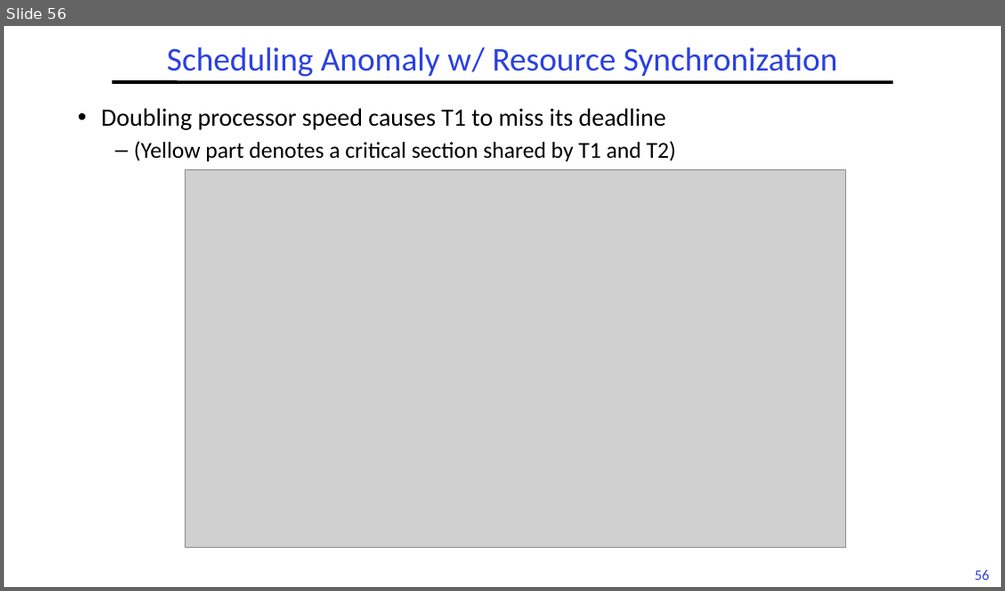
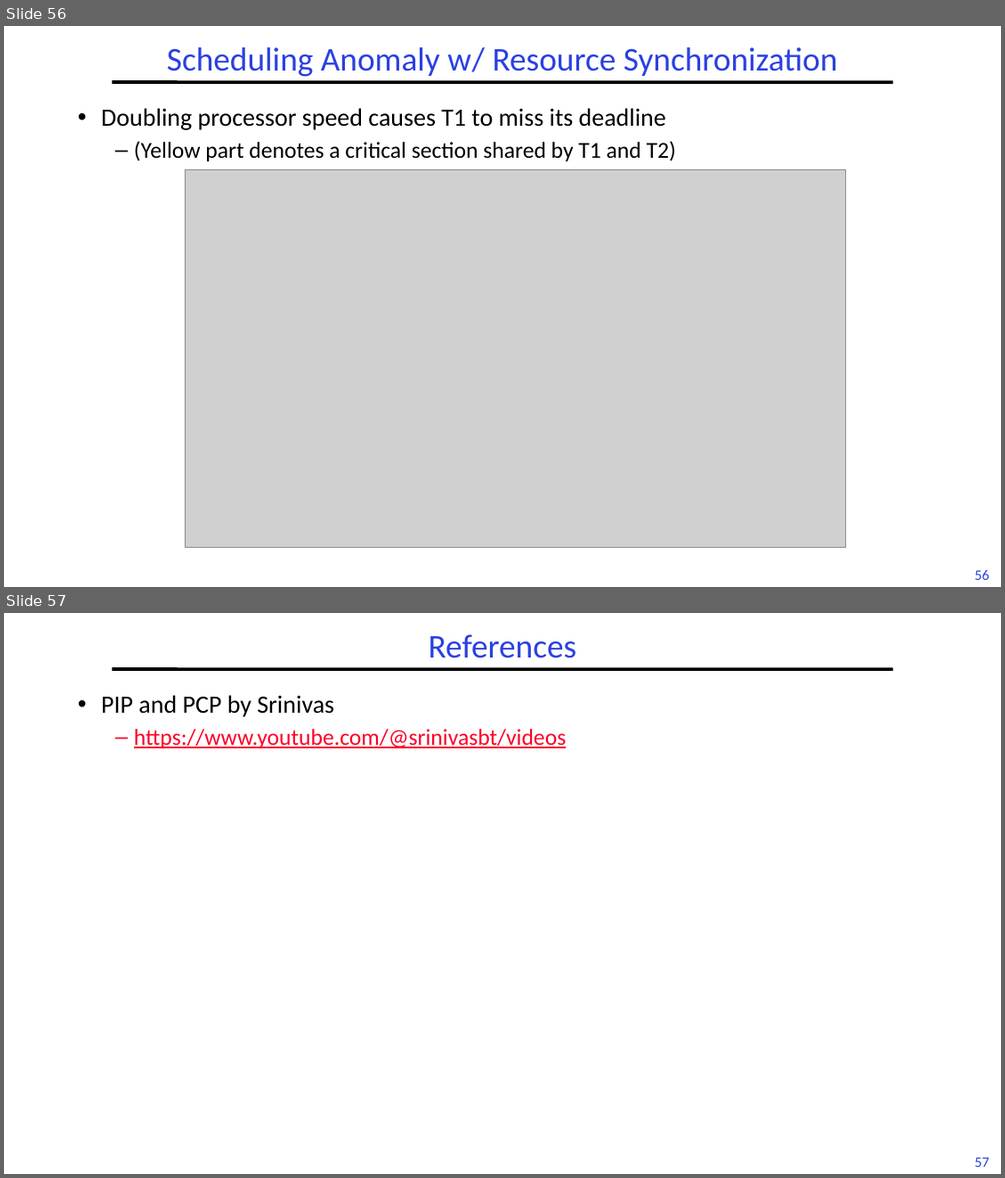
Before and after one commit to guhofstra/CSC256Fa25, a slide deck: PPTs/L6-RTScheduling II.pptx. Shown one above the other, each under a label of ours: slide 56 before the commit, slides 56 and 57 after it. The pictures are 1005x591 and 1005x1178 pixels, drawn with LibreOffice and Linux fonts; fonts in the diff are those of the drawing; grey boxes stand for pictures. Boxes give left, top, right and bottom in pixels: in the first picture for what was removed or moved away, otherwise in the second. Text is boxed around its words. In the diff, an @@ line names an element or a change of style, - is before the commit and + after.

```diff
--- a/PPTs/L6-RTScheduling II.pptx
+++ b/PPTs/L6-RTScheduling II.pptx
@@ slide 57 added at (4, 613, 1001, 1174), background #FFFFFF; not listed: 2 template elements that a slide beside it also shows @@
@@ title added at (429, 634, 577, 658), 32 pt, text #2A40E2 @@
+References
@@ text added at (101, 695, 566, 748), 22 pt, text #FC0128, underline @@
+• PIP and PCP by Srinivas
+  – https://www.youtube.com/@srinivasbt/videos
```
Also in this commit, not shown: 1 other file.
